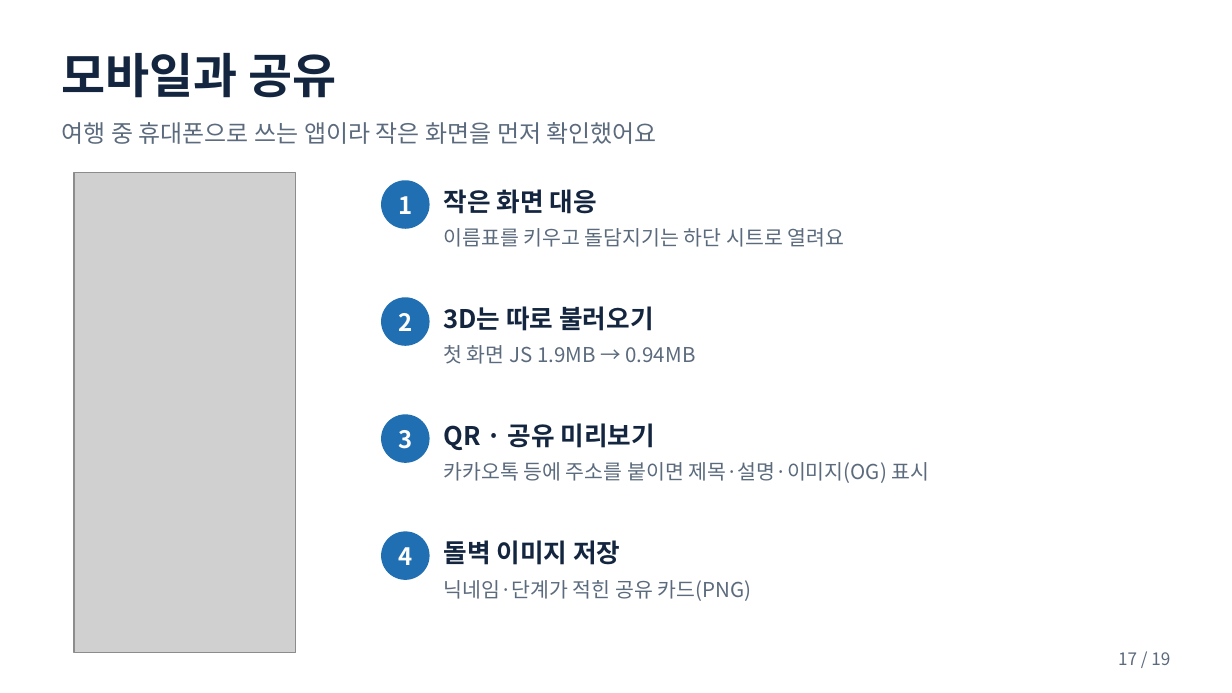
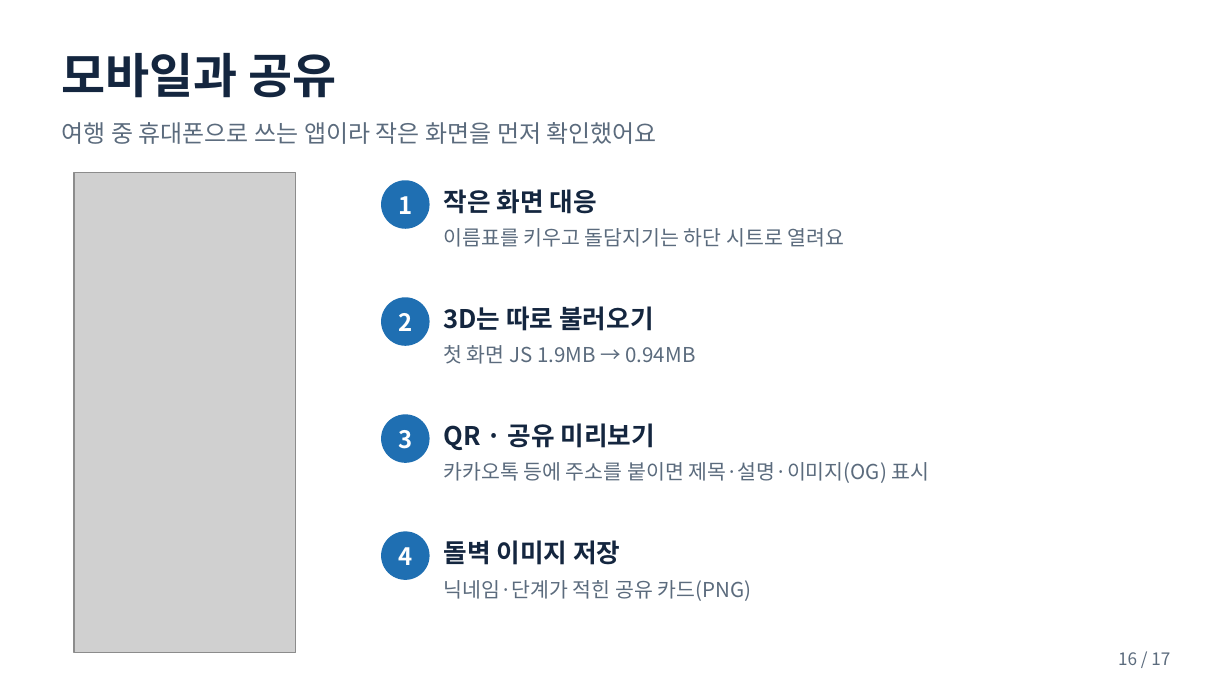
Before and after one commit to pjhjustin2430-cmd/doldam-today-jeju, a slide deck: slide 16 of docs/돌담오늘_발표자료.pptx (slide 17 before the commit). Drawn at 1232x693 pixels with LibreOffice and Linux fonts; fonts in the diff are those of the drawing; grey boxes stand for pictures. Boxes give left, top, right and bottom in pixels: in the first picture for what was removed or moved away, otherwise in the second. Text is boxed around its words. In the diff, an @@ line names an element or a change of style, - is before the commit and + after.

```diff
--- a/docs/돌담오늘_발표자료.pptx
+++ b/docs/돌담오늘_발표자료.pptx
@@ text at bbox=[1118, 652, 1170, 665]: text changed @@
-17 / 19
+16 / 17
```
Also in this commit, not shown: 15 other slides changed, 2 slides removed, 2 other files.
